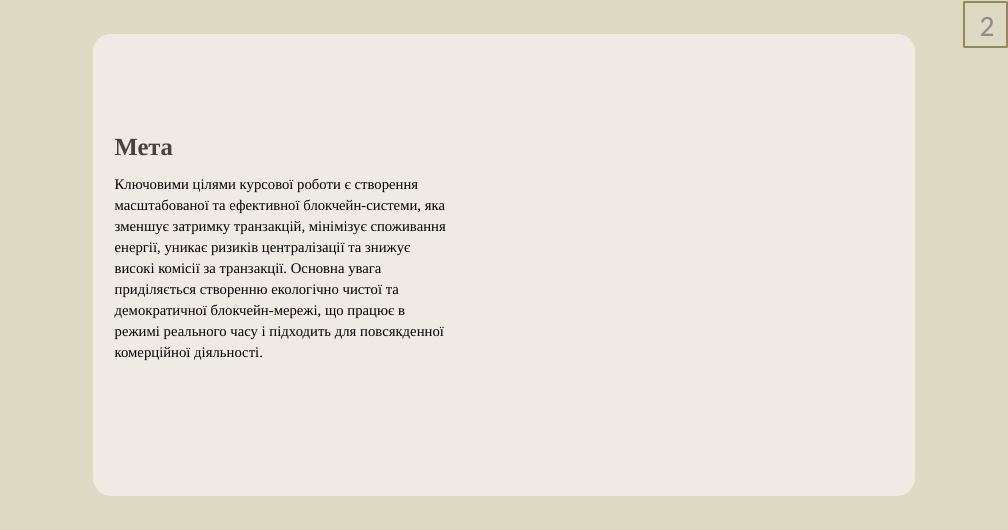
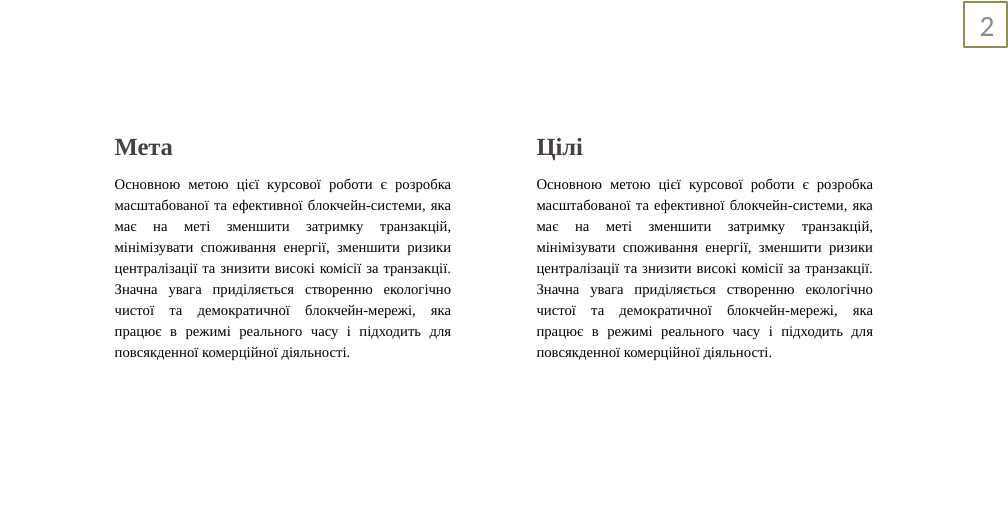
Before and after one commit to Sunr1s/BlockChain, a slide deck: slide 2 of blokchejn-platforma-dlya-avtomatizovanoyi-platizhnoyi-sistemi-zahist-zvitu-z-tehnologichnoyi-praktiki-2023-5-30-16-16-39.pptx. Drawn at 1008x530 pixels with LibreOffice and Linux fonts; fonts in the diff are those of the drawing. Boxes give left, top, right and bottom in pixels: in the first picture for what was removed or moved away, otherwise in the second. Text is boxed around its words. In the diff, an @@ line names an element or a change of style, - is before the commit and + after.

```diff
--- a/blokchejn-platforma-dlya-avtomatizovanoyi-platizhnoyi-sistemi-zahist-zvitu-z-tehnologichnoyi-praktiki-2023-5-30-16-16-39.pptx
+++ b/blokchejn-platforma-dlya-avtomatizovanoyi-platizhnoyi-sistemi-zahist-zvitu-z-tehnologichnoyi-praktiki-2023-5-30-16-16-39.pptx
@@ background #DDD9C3 to #FFFFFF @@
@@ freeform shape removed at (93,34,916,496) @@
@@ text added at (537,138,583,161), 23.5 pt, text #484140, bold @@
+Цілі
@@ text at (115,178,452,360): text changed @@
-Ключовими цілями курсової роботи є створення масштабованої та ефективної блокчейн-системи, яка зменшує затримку транзакцій, мінімізує споживання енергії, уникає ризиків централізації та знижує високі комісії за транзакції. Основна увага приділяється створенню екологічно чистої та демократичної блокчейн-мережі, що працює в режимі реального часу і підходить для повсякденної комерційної діяльності.
+Основною метою цієї курсової роботи є розробка масштабованої та ефективної блокчейн-системи, яка має на меті зменшити затримку транзакцій, мінімізувати споживання енергії, зменшити ризики централізації та знизити високі комісії за транзакції. Значна увага приділяється створенню екологічно чистої та демократичної блокчейн-мережі, яка працює в режимі реального часу і підходить для повсякденної комерційної діяльності.
@@ text added at (537,178,874,360), 14 pt, text #000000 @@
+Основною метою цієї курсової роботи є розробка масштабованої та ефективної блокчейн-системи, яка має на меті зменшити затримку транзакцій, мінімізувати споживання енергії, зменшити ризики централізації та знизити високі комісії за транзакції. Значна увага приділяється створенню екологічно чистої та демократичної блокчейн-мережі, яка працює в режимі реального часу і підходить для повсякденної комерційної діяльності.
```
Also in this commit, not shown: 6 other slides changed, 1 other file.
